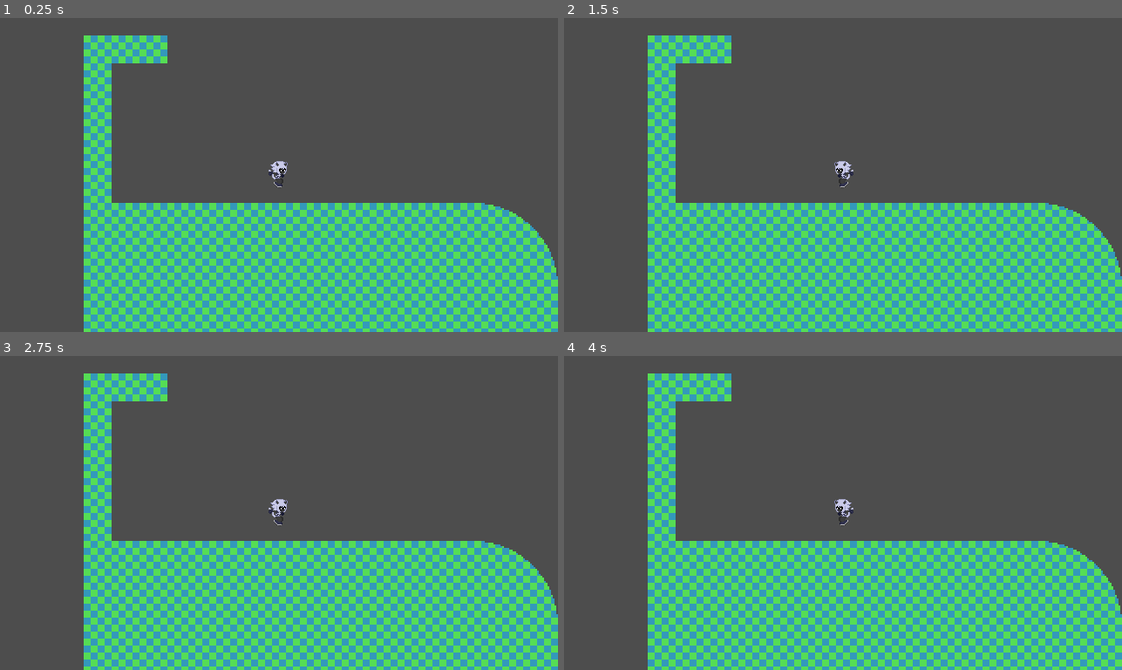
Above: before the commit, frames 1-4 (two rows, left to right).
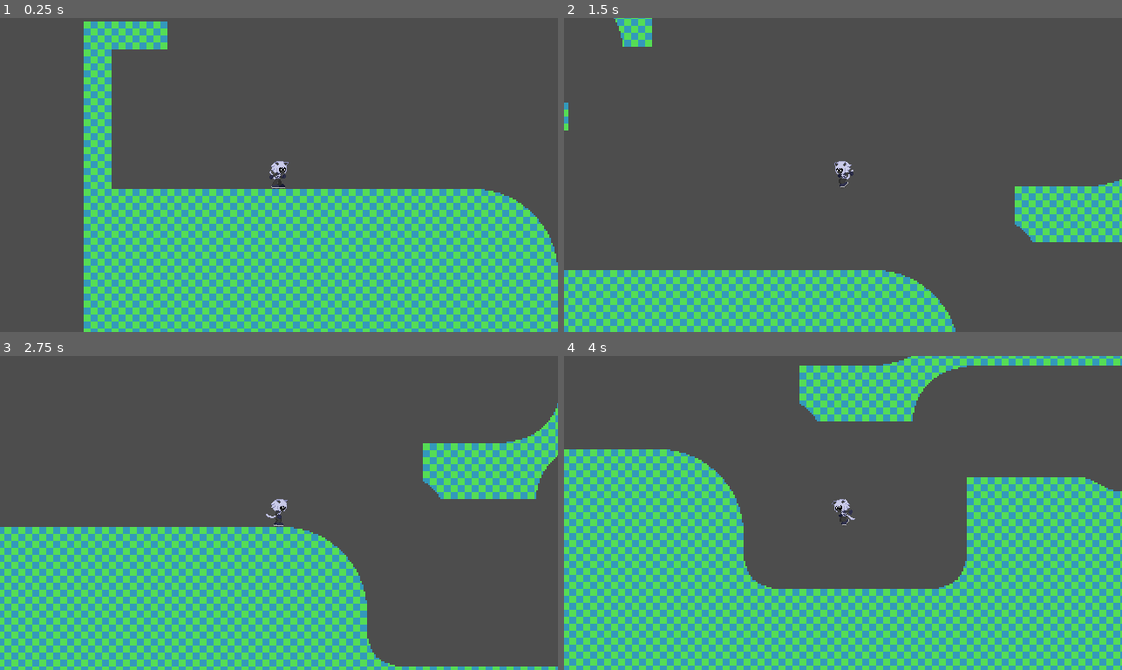
Above: after the commit, the same moments.

Repository: Cucumber-Maki/GGJ-Ports-MMU-2026
Game: Godot game, scene res://Scenes/gay_me.tscn
The game is run twice, just before and just after one commit, with the same random seed, the same clock (stepped at 60 frames per second) and the same inputs.
Inputs:
- Up to frame 1 (0.25 s): no input
- Up to frame 2 (1.5 s): tap Enter at 0.5 s; hold D (PlayerRight) 0.53-1.28 s; tap J (PlayerJump) at 0.77 s; hold A (PlayerLeft) from 1.28 s (still down)
- Up to frame 3 (2.75 s): tap J (PlayerJump) at 1.52 s; release A (PlayerLeft) at 2.03 s; hold D (PlayerRight) from 2.03 s (still down)
- Up to frame 4 (4 s): tap J (PlayerJump) at 3.02, 3.77 s; release D (PlayerRight) at 3.53 s; hold A (PlayerLeft) from 3.53 s (still down)

The runs differ from the first frame. In frame 1, 4.8% of the frame differs, in the area x 15-100%, y 1-83%; in frame 2, 38%; in frame 3, 42%; in frame 4, 53%, in the area x 0-100%, y 0-100%.
Error before the commit: Invalid call. Nonexistent function 'line_circle' in base 'Nil'. (res://assets/player/player.gd:78)

Commit message:
feat: add support for rotated tilemap rails

Diff:
--- a/assets/player/player.gd
+++ b/assets/player/player.gd
@@ -75,11 +75,13 @@
 	movement_momentum += Vector2.DOWN * ProjectSettings.get_setting("physics/2d/default_gravity") * delta;
 
 	var closestRailInfo := WorldRails.get_closest_rail(position);
-	ImmediateGizmos2D.line_circle(closestRailInfo.closest_position, 30)
-	if ((movement_momentum.normalized().dot(position.direction_to(closestRailInfo.closest_position)) > 0.0 &&
-		closestRailInfo.closest_distance <= (collision_collider_size + (movement_momentum.length() * delta)))):
-		attach_to_rail(closestRailInfo);
-		return;
+	if (closestRailInfo != null):
+		if (WorldRails.draw_rails):
+			ImmediateGizmos2D.line_circle(closestRailInfo.closest_position, 30)
+		if ((movement_momentum.normalized().dot(position.direction_to(closestRailInfo.closest_position)) > 0.0 &&
+			closestRailInfo.closest_distance <= (collision_collider_size + (movement_momentum.length() * delta)))):
+			attach_to_rail(closestRailInfo);
+			return;
 
 	position += movement_momentum * delta
 
--- a/assets/rails/world_rails.gd
+++ b/assets/rails/world_rails.gd
@@ -248,7 +248,7 @@
 		var right : int = 0;
 		var inset : int = 0;
 
-		func is_edge() -> bool:
+		func _is_edge() -> bool:
 			return left < (c_tile_size - right);
 
 	func _init(tileId : Vector2i, tileset : TileSet) -> void:
@@ -285,9 +285,12 @@
 				if (hasPixel): break;
 				edges[i].inset += 1;
 
-	func get_points(index : int, hasTop : bool) -> Array[Vector2]:
-		var leftEdge : int = index;
-		var rightEdge : int = index;
+	func has_edge(index : int, tileRotation : int) -> bool:
+		return edges[posmod(index - tileRotation, c_checks.size())]._is_edge();
+
+	func get_points(index : int, hasTop : bool, tileRotation : int) -> Array[Vector2]:
+		var leftEdge : int = posmod(index - tileRotation, c_checks.size());
+		var rightEdge : int = posmod(index - tileRotation, c_checks.size());
 
 		if (edges[leftEdge].left <= 0 && hasTop):
 			return [];
@@ -296,7 +299,7 @@
 		var leftMarched := false;
 		if (edges[leftEdge].left > 0):
 			leftMarched = true;
-			if (edges[leftEdge].is_edge()):
+			if (edges[leftEdge]._is_edge()):
 				leftPoints.append(get_edge_point_left(leftEdge));
 			leftEdge = (leftEdge - 1) % edges.size();
 		if (!leftMarched && !hasTop):
@@ -308,7 +311,7 @@
 		var rightMarched := false;
 		if (edges[rightEdge].right > 0):
 			rightMarched = true;
-			if (edges[rightEdge].is_edge()):
+			if (edges[rightEdge]._is_edge()):
 				rightPoints.append(get_edge_point_right(rightEdge));
 			rightEdge = (rightEdge + 1) % edges.size();
 		if (!rightMarched && !hasTop):
@@ -346,6 +349,10 @@
 			middlePoints.reverse();
 			points.append(middlePoints[0]);
 
+		var midPoint := Vector2(c_tile_size, c_tile_size) / 2.0;
+		for i : int in points.size():
+			points[i] = (points[i] - midPoint).rotated((PI / 2) * tileRotation) + midPoint;
+
 		return points;
 
 	func get_edge_point_left(index : int) -> Vector2i:
@@ -372,7 +379,25 @@
 	if (!tile_shapes.has(tileId)):
 		tile_shapes.set(tileId, TileInfo.new(tileId, tileSet));
 	return tile_shapes.get(tileId);
-func _recurse_rail(tileMap : TileMap, cellCoord : Vector2i, checkDirection : int = 0) -> RailPath:
+func _get_tile_rotation(tileMap : TileMap, cellCoord : Vector2i) -> int:
+	var tileAlternative := tileMap.get_cell_alternative_tile(target_layer, cellCoord);
+	var transpose := (tileAlternative & TileSetAtlasSource.TRANSFORM_TRANSPOSE) > 0;
+	var flip_h := (tileAlternative & TileSetAtlasSource.TRANSFORM_FLIP_H) > 0;
+	var flip_v := (tileAlternative & TileSetAtlasSource.TRANSFORM_FLIP_V) > 0;
+
+	if (!transpose && !flip_h && !flip_v):
+		return 0;
+	if (transpose && flip_h && !flip_v):
+		return 1;
+	if (!transpose && flip_h && flip_v):
+		return 2;
+	if (transpose && !flip_h && flip_v):
+		return 3;
+
+	assert(false, "heck.");
+	return -1;
+
+func _recurse_rail(tileMap : TileMap, cellCoord : Vector2i, checkDirection : int = 0, recursed : bool = false) -> RailPath:
 	const checks : Array[Vector2i] = [
 		Vector2i(0, -1),
 		Vector2i(1, 0),
@@ -381,8 +406,13 @@
 	];
 	checkDirection = checkDirection % checks.size();
 
-	var tileId = tileMap.get_cell_atlas_coords(target_layer, cellCoord);
+	var tileId := tileMap.get_cell_atlas_coords(target_layer, cellCoord);
 	if (tileId.x == -1 || tileId.y == -1):
+		return null;
+
+	var tileInfo = _get_tile_info(tileId, tileMap.tile_set);
+	var tileRotation := _get_tile_rotation(tileMap, cellCoord);
+	if (recursed && !tileInfo.has_edge(checkDirection - 1, tileRotation)):
 		return null;
 
 	var railKey := Vector4i(cellCoord.x, cellCoord.y, checkDirection, tileMap.get_instance_id());
@@ -404,7 +434,6 @@
 
 	rail_paths_lookup.set(railKey, rail_paths.size());
 
-	var tileInfo = _get_tile_info(tileId, tileMap.tile_set);
 
 	var railData : RailPath = null;
 	var points : Array[Vector2] = [];
@@ -412,12 +441,12 @@
 		var checkIndex := (checkIndexBefore + checkDirection) % checks.size();
 		var checkCell := cellCoord + checks[checkIndex];
 
-		if (!tileInfo.edges[checkIndex].is_edge()):
+		if (!tileInfo.has_edge(checkIndex, tileRotation)):
 			continue;
 
-		railData = _recurse_rail(tileMap, checkCell, checkIndex - 1);
+		railData = _recurse_rail(tileMap, checkCell, checkIndex - 1, true);
 		if (railData == null):
-			for point in tileInfo.get_points(checkIndex, false):
+			for point in tileInfo.get_points(checkIndex, false, tileRotation):
 				points.append(cellPos + point);
 			continue;
 
@@ -425,7 +454,7 @@
 			rail_paths_lookup.set(railKey, railData.index);
 			return railData;
 
-		for point in tileInfo.get_points(checkIndex, true):
+		for point in tileInfo.get_points(checkIndex, true, tileRotation):
 			points.append(cellPos + point);
 
 		points.reverse();
@@ -492,7 +521,8 @@
 	var bestRailInformation : RailCloseInformation = null;
 	for railPath : RailPath in rail_paths:
 		var railInformation := railPath.get_closest_point_information(pos);
-		if (bestRailInformation != null && bestRailInformation.closest_distance <= railInformation.closest_distance):
+		if (railInformation == null ||
+			(bestRailInformation != null && bestRailInformation.closest_distance <= railInformation.closest_distance)):
 			continue;
 		bestRailInformation = railInformation;
 	return bestRailInformation;
